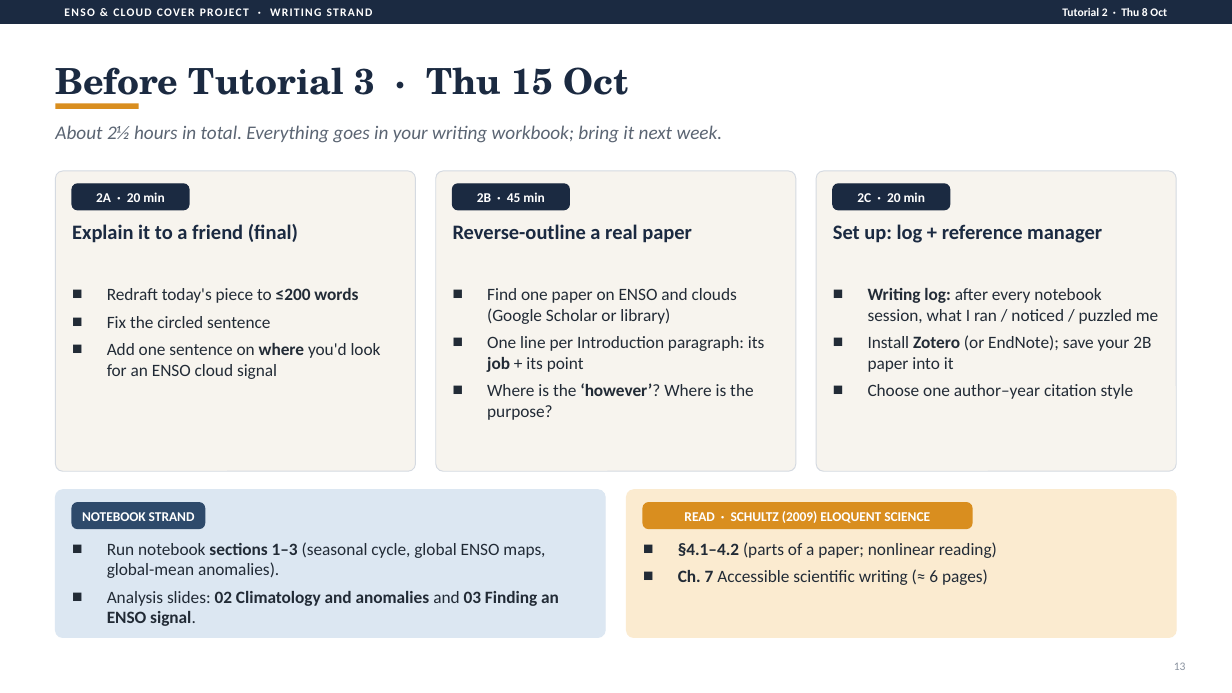
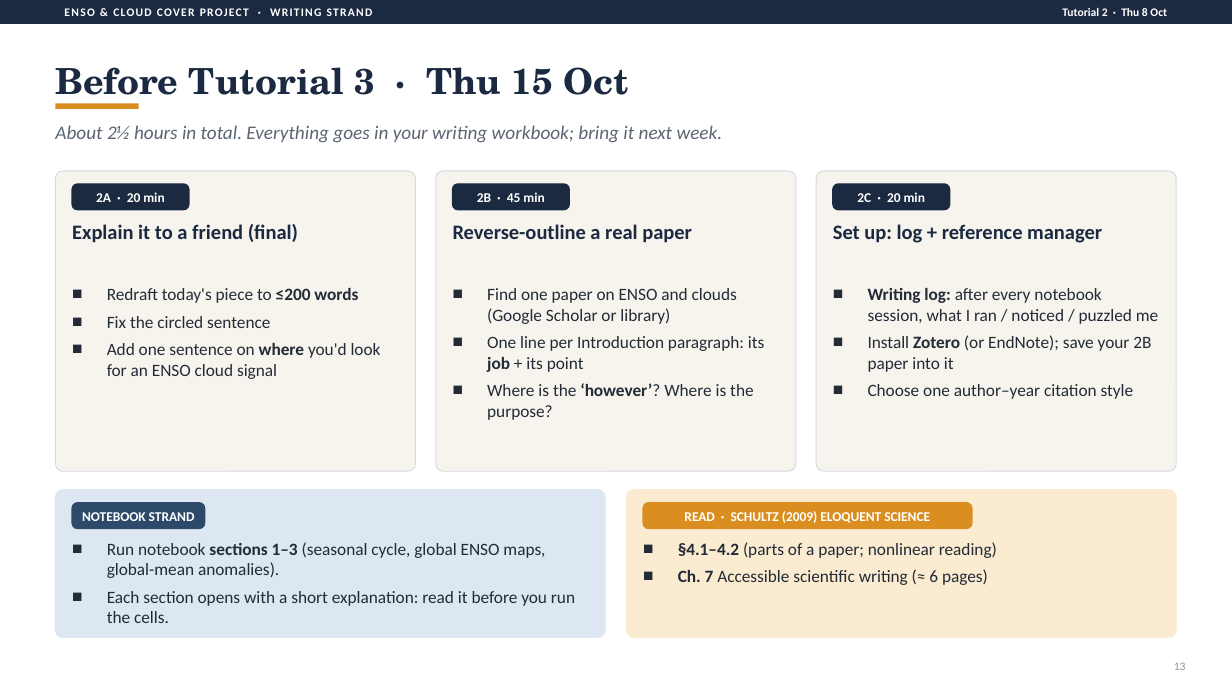
Before and after one commit to UoM-maul1609/tutorial-schedule-1, a slide deck: slide 13 of analyses-project/guidance/W2_Readers_and_the_report.pptx. Drawn at 1232x693 pixels with LibreOffice and Linux fonts; fonts in the diff are those of the drawing. Boxes give left, top, right and bottom in pixels: in the first picture for what was removed or moved away, otherwise in the second. Text is boxed around its words. In the diff, an @@ line names an element or a change of style, - is before the commit and + after.

```diff
--- a/analyses-project/guidance/W2_Readers_and_the_report.pptx
+++ b/analyses-project/guidance/W2_Readers_and_the_report.pptx
@@ text at box(107, 591, 575, 623): text changed; bold off @@
-■ Analysis slides: 02 Climatology and anomalies and 03 Finding an ENSO signal.
+■ Each section opens with a short explanation: read it before you run the cells.
```
Also in this commit, not shown: 19 other files.
